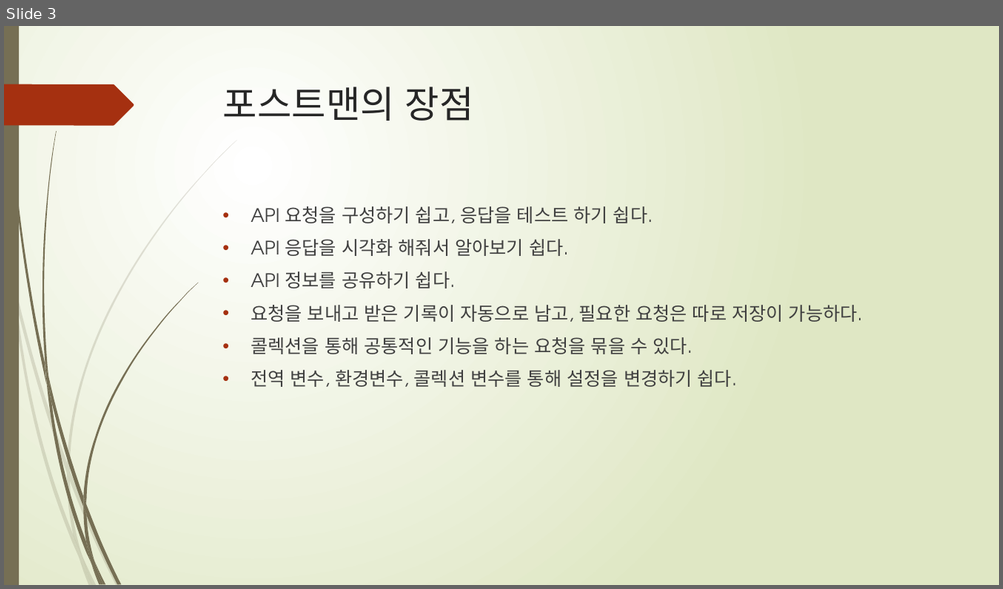
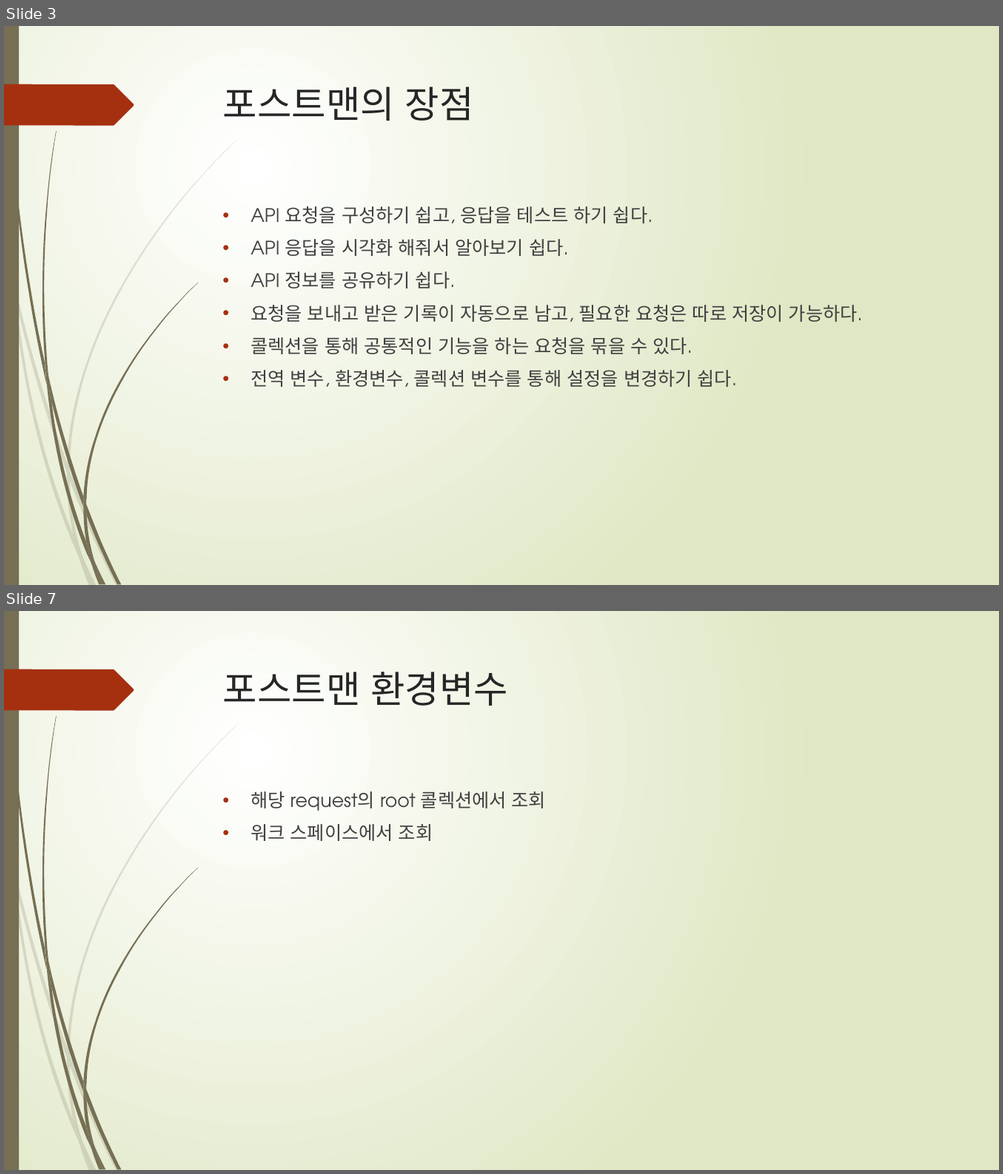
Before and after one commit to chanwoo-lee-cw/TIL, a slide deck: et/프레젠테이션1 [자동 저장됨].pptx. Shown one above the other, each under a label of ours: slide 3 before the commit, slides 3 and 7 after it; the slides between them are not shown. The pictures are 1003x589 and 1003x1174 pixels, drawn with LibreOffice and Linux fonts; fonts in the diff are those of the drawing. Boxes give left, top, right and bottom in pixels: in the first picture for what was removed or moved away, otherwise in the second. Text is boxed around its words. In the diff, an @@ line names an element or a change of style, - is before the commit and + after.

```diff
--- a/et/프레젠테이션1 [자동 저장됨].pptx
+++ b/et/프레젠테이션1 [자동 저장됨].pptx
@@ slide 7 added at box(4, 611, 999, 1170), background gradient #FFFFFF to #DFE8C4; not listed: 24 template elements that a slide beside it also shows @@
@@ title added at box(223, 672, 508, 706), 36 pt, text #262626 @@
+포스트맨 환경변수
@@ text added at box(250, 792, 546, 841), 18 pt, text #404040 @@
+• 해당 request의 root 콜렉션에서 조회
+• 워크 스페이스에서 조회
```
Also in this commit, not shown: 1 slide changed, 4 other slides added.
